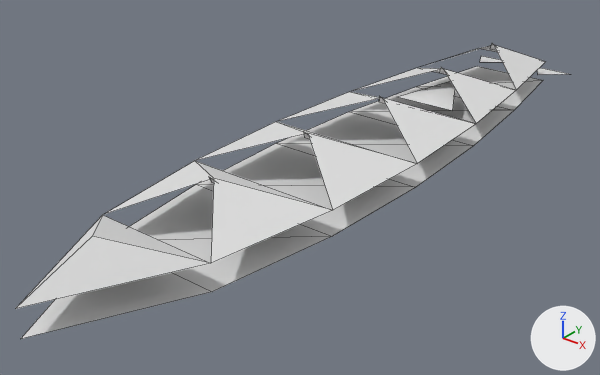
The OBJ model GameData/Meshes/Designs/vesper/vesper_cruiser_mk2_26.obj: old version first, new version second.
Both versions are drawn from a camera (50 mm lens) standing at (6.92, -10.85, 5.35) and looking at (-0.45, -1.64, -0.36). Arrows for +X, +Y and +Z are at lower right; the lights stay in place. The older version comes first. Mesh edges are drawn as thin lines. Where no turn or scale is listed for an object, it has been applied to the vertices. Vertices at exactly the same position are counted once.

The first picture shows 'vesper_cruiser_mk2_26'.
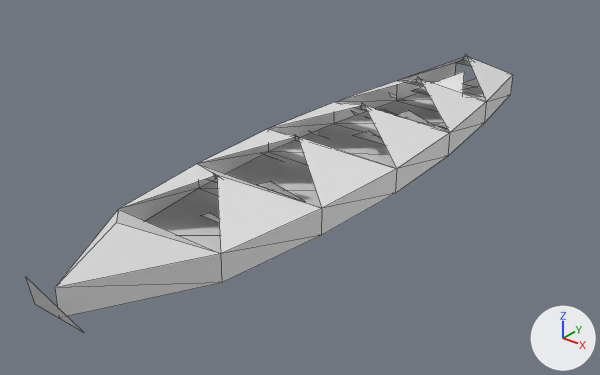
Boxes [x1, y1, x2, y2] around the edits, measured in the pictures (600 x 375 px):
```json
{"object": "vesper_cruiser_mk2_26", "change": "reshaped", "before": [15, 43, 569, 339], "after": [26, 54, 513, 332], "on screen": "12% narrower, 6% shorter"}
{"part": 1, "of": "me_vesper_cruiser_mk2_26", "change": "rebuilt", "before": [15, 45, 545, 309], "after": [55, 57, 513, 316], "on screen": "14% narrower"}
{"part": 2, "of": "me_vesper_cruiser_mk2_26", "change": "rebuilt", "before": [398, 81, 455, 111], "after": [411, 72, 464, 95]}
{"part": 3, "of": "me_vesper_cruiser_mk2_26", "change": "deleted", "before": [208, 43, 569, 183]}
{"part": 4, "of": "me_vesper_cruiser_mk2_26", "change": "built on", "before": [21, 66, 543, 339], "after": [26, 54, 484, 332]}
```

The change, as JSON lines over the scene's bpy script:
```json
{"block": "me_vesper_cruiser_mk2_26", "where": "# used by ob_vesper_cruiser_mk2_26; location = (0.0, 0.0, 0.0)"}
{"op": "remove", "block": "me_vesper_cruiser_mk2_26", "code": "me_vesper_cruiser_mk2_26.from_pydata(...)  # 56 vertices, 37 faces; spans x -1.34..1.34, y -7.0..5.43, z 0.0..0.86"}
{"op": "add", "block": "me_vesper_cruiser_mk2_26", "code": "me_vesper_cruiser_mk2_26.from_pydata(...)  # 95 vertices, 74 faces; spans x -1.22..1.22, y -6.82..3.73, z 0.0..0.88"}
{"block": "me_vesper_cruiser_mk2_26", "change": "me_vesper_cruiser_mk2_26 part 1: the loose piece of 19 vertices spanning x -1.34..1.34, y -7.0..4.7, z 0.39..0.79 is rebuilt with 32 vertices and now spans x -1.22..1.22, y -6.5..3.49, z 0.0..0.82"}
{"block": "me_vesper_cruiser_mk2_26", "change": "me_vesper_cruiser_mk2_26 part 2: the loose piece of 3 vertices spanning x -0.56..0.56, y 1.28..2.39, z 0.31..0.46 is rebuilt with 3 vertices and now spans x -0.53..0.53, y 1.69..2.69, z 0.32..0.54"}
{"block": "me_vesper_cruiser_mk2_26", "change": "me_vesper_cruiser_mk2_26 part 3: 7 loose pieces with 21 vertices, spanning x -1.02..1.02, y -4.08..5.43, z 0.0..0.86, are deleted"}
{"block": "me_vesper_cruiser_mk2_26", "change": "me_vesper_cruiser_mk2_26 part 4"}
{"block": "me_vesper_cruiser_mk2_26", "change": "13 vertices are removed from x -1.34..1.34, y -7.0..4.7, z 0.0"}
{"block": "me_vesper_cruiser_mk2_26", "change": "11 faces are deleted"}
{"block": "me_vesper_cruiser_mk2_26", "change": "50 vertices are added at x -0.97..0.97, y -6.82..3.73, z 0.0..0.88"}
{"block": "me_vesper_cruiser_mk2_26", "change": "5 new vertices lie (0.3, 0.0, 0.0) away from vertices in x -0.15, y -3.81..0.42, z 0.64"}
{"block": "me_vesper_cruiser_mk2_26", "change": "5 new vertices lie (0.26, 0.0, 0.0) away from vertices in x -0.13, y -3.83..2.83, z 0.7"}
{"block": "me_vesper_cruiser_mk2_26", "change": "20 new faces join them"}
```
